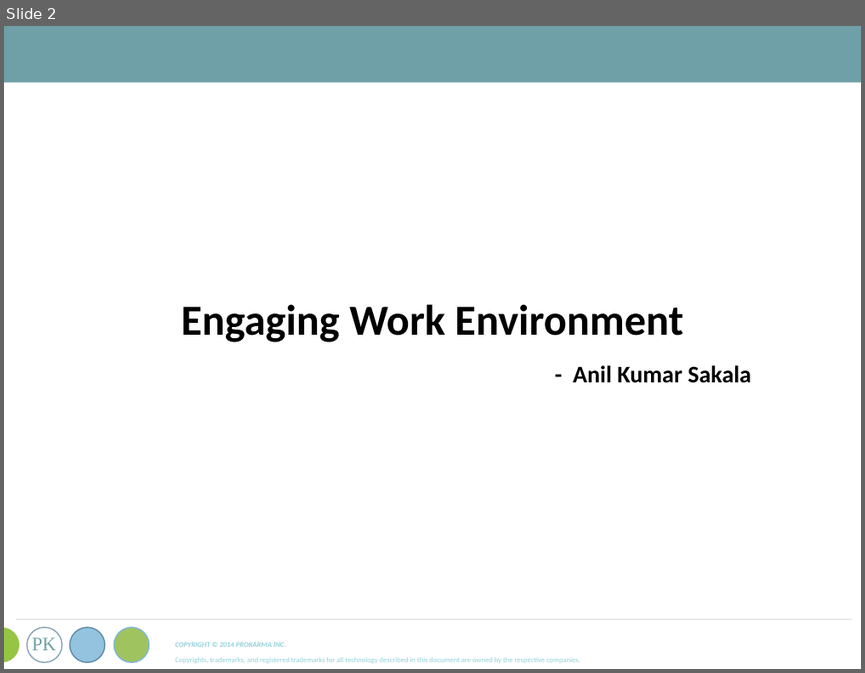
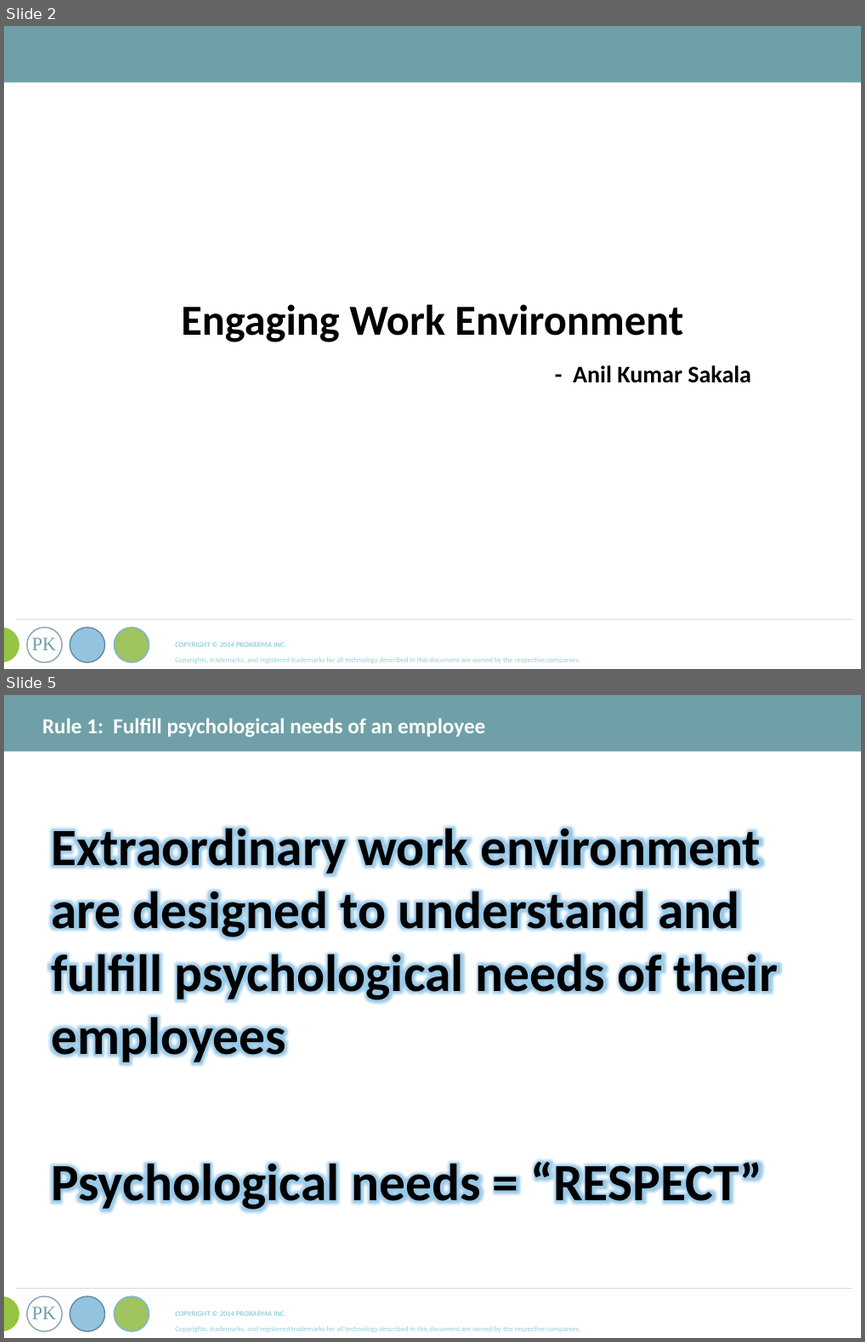
Before and after one commit to asakala/notes, a slide deck: Prokarma/ProKarma Ppt Template.pptx. Shown one above the other, each under a label of ours: slide 2 before the commit, slides 2 and 5 after it; the slides between them are not shown. The pictures are 865x673 and 865x1342 pixels, drawn with LibreOffice and Linux fonts; fonts in the diff are those of the drawing. Boxes give left, top, right and bottom in pixels: in the first picture for what was removed or moved away, otherwise in the second. Text is boxed around its words. In the diff, an @@ line names an element or a change of style, - is before the commit and + after.

```diff
--- a/Prokarma/ProKarma Ppt Template.pptx
+++ b/Prokarma/ProKarma Ppt Template.pptx
@@ slide 5 added at box(4, 695, 861, 1338), background #FFFFFF; not listed: 9 template elements that a slide beside it also shows @@
@@ text added at box(42, 718, 485, 737), 18 pt, text #FFFFFF, bold @@
+Rule 1: Fulfill psychological needs of an employee
@@ text added at box(51, 822, 778, 1213), 44 pt, text #000000, bold @@
+Extraordinary work environment are designed to understand and fulfill psychological needs of their employees
+Psychological needs = “RESPECT”
```
Also in this commit, not shown: 31 other slides added, 5 slides removed, 2 other files.
